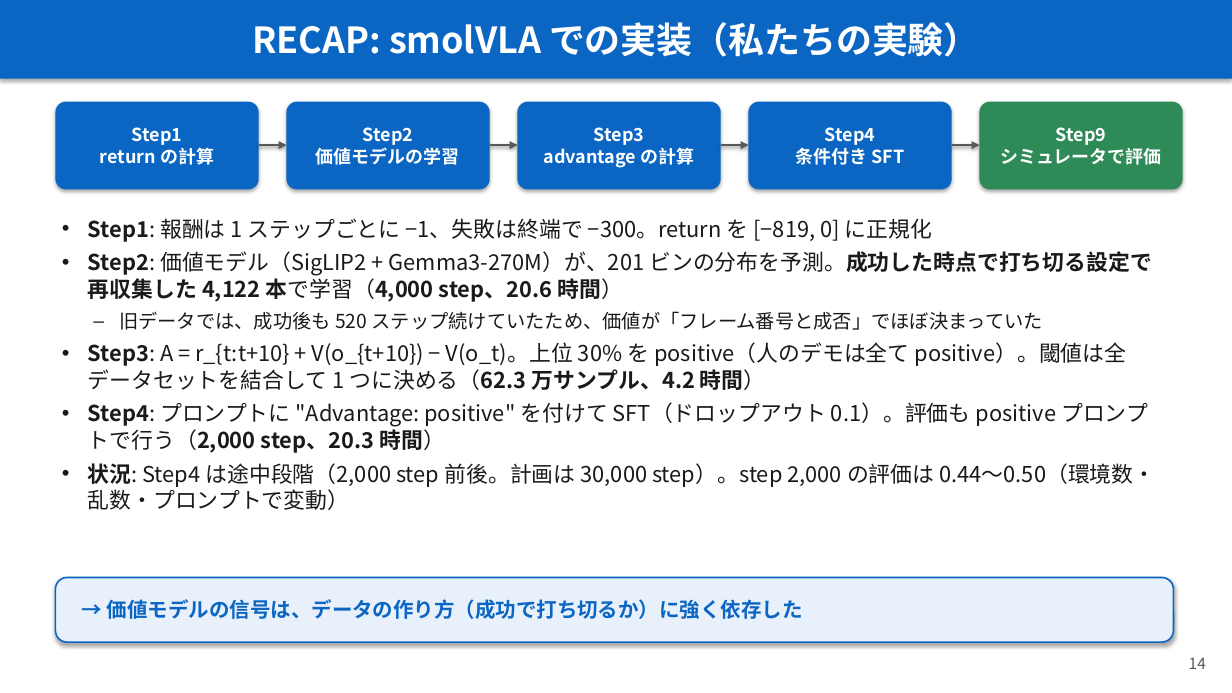
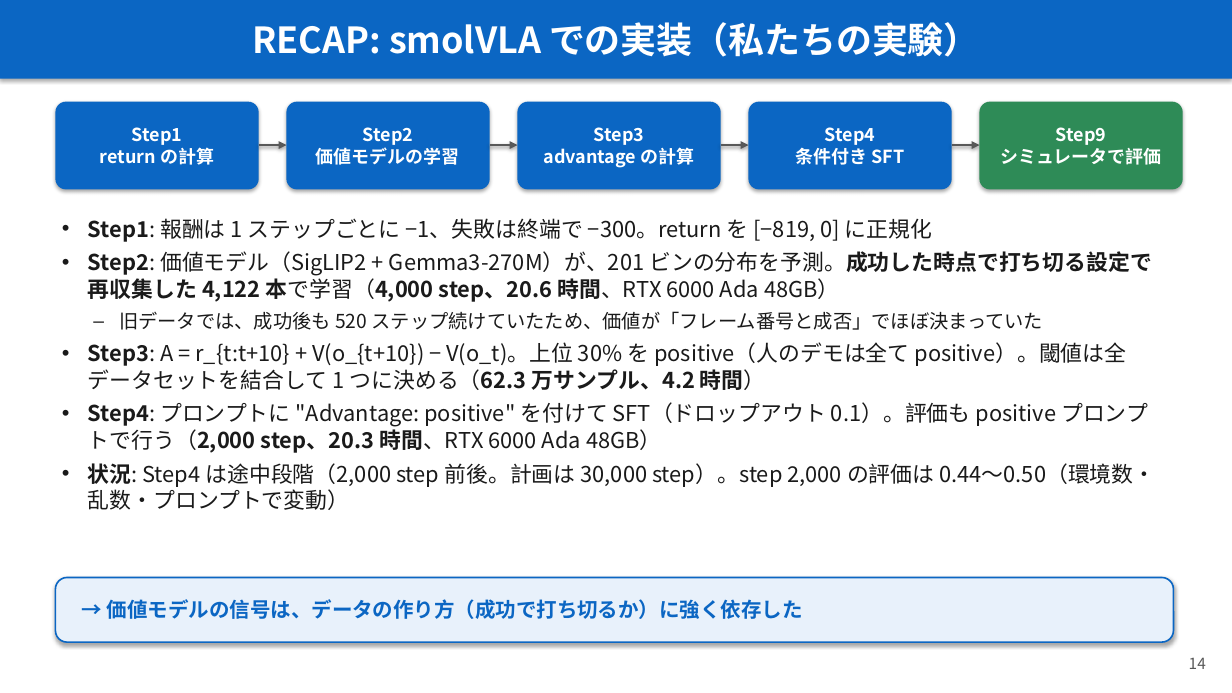
Before and after one commit to Junhand/libero_RL, a slide deck: slide 14 of docs/RECAP_STEAM_RLToken.pptx. Drawn at 1232x693 pixels with LibreOffice and Linux fonts; fonts in the diff are those of the drawing. Boxes give left, top, right and bottom in pixels: in the first picture for what was removed or moved away, otherwise in the second. Text is boxed around its words. In the diff, an @@ line names an element or a change of style, - is before the commit and + after.

```diff
--- a/docs/RECAP_STEAM_RLToken.pptx
+++ b/docs/RECAP_STEAM_RLToken.pptx
@@ text at [88, 251, 1152, 302]: text changed; bold off @@
-• Step2: 価値モデル（SigLIP2 + Gemma3-270M）が、201 ビンの分布を予測。成功した時点で打ち切る設定で再収集した 4,122 本で学習（4,000 step、20.6 時間）
+• Step2: 価値モデル（SigLIP2 + Gemma3-270M）が、201 ビンの分布を予測。成功した時点で打ち切る設定で再収集した 4,122 本で学習（4,000 step、20.6 時間、RTX 6000 Ada 48GB）
@@ text at [88, 402, 1148, 453]: text changed @@
-• Step4: プロンプトに "Advantage: positive" を付けて SFT（ドロップアウト 0.1）。評価も positive プロンプトで行う（2,000 step、20.3 時間）
+• Step4: プロンプトに "Advantage: positive" を付けて SFT（ドロップアウト 0.1）。評価も positive プロンプトで行う（2,000 step、20.3 時間、RTX 6000 Ada 48GB）
```
Also in this commit, not shown: 4 other slides changed, 1 other file.
